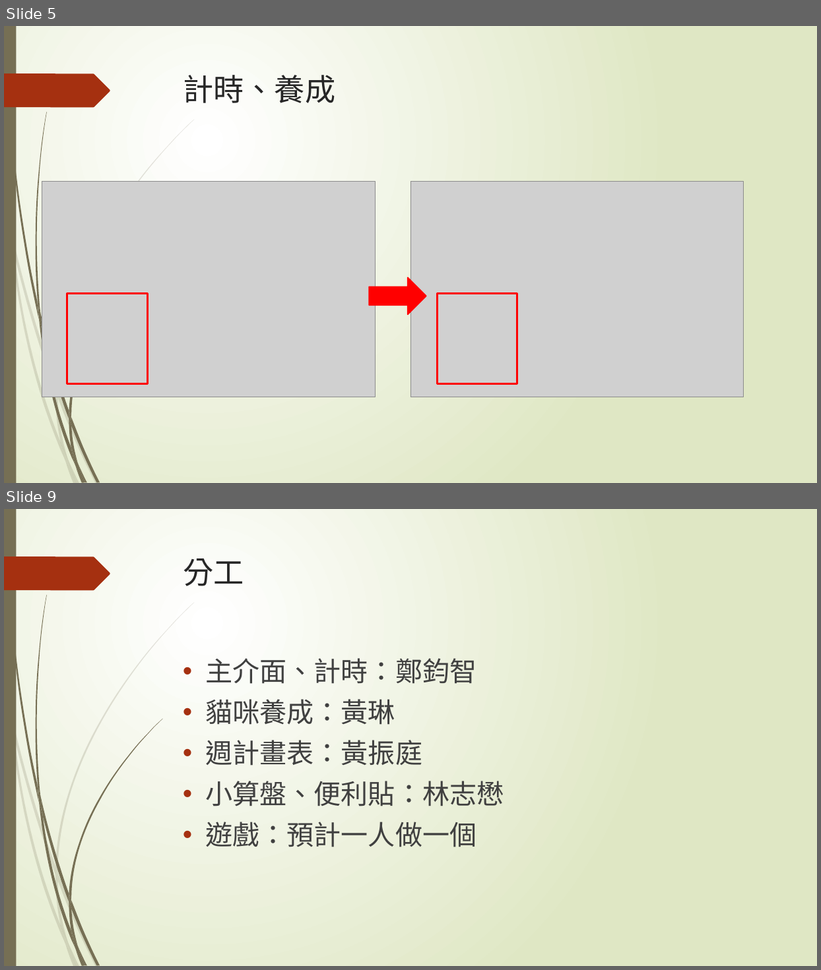
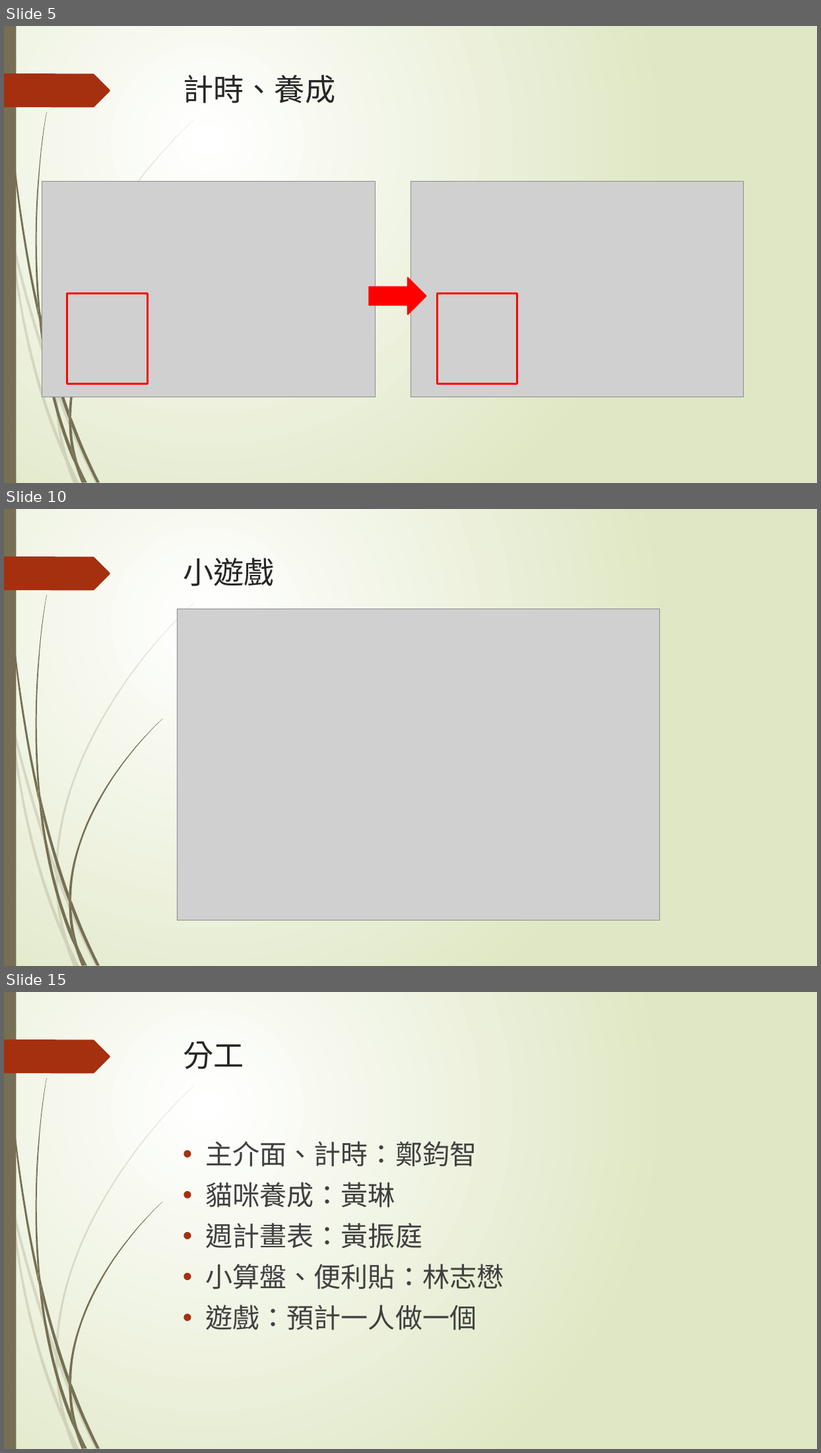
Before and after one commit to disneyyy/CsharpFinal, a slide deck: 第13組.pptx. Shown one above the other, each under a label of ours: slides 5 and 9 before the commit, slides 5, 10 and 15 after it; the slides between them are not shown. The pictures are 821x970 and 821x1453 pixels, drawn with LibreOffice and Linux fonts; fonts in the diff are those of the drawing; grey boxes stand for pictures. Boxes give left, top, right and bottom in pixels: in the first picture for what was removed or moved away, otherwise in the second. Text is boxed around its words. In the diff, an @@ line names an element or a change of style, - is before the commit and + after.

```diff
--- a/第13組.pptx
+++ b/第13組.pptx
@@ slide 10 added at (4,509,817,966), background gradient #FFFFFF to #DFE8C4; not listed: 24 template elements that a slide beside it also shows @@
@@ title added at (183,558,275,586), 36 pt, text #262626 @@
+小遊戲
@@ picture added at (177,609,660,921) @@
@@ what was slide 9 is now slide 15 @@
```
Also in this commit, not shown: 4 slides changed, 5 other slides added, 1 other file.
